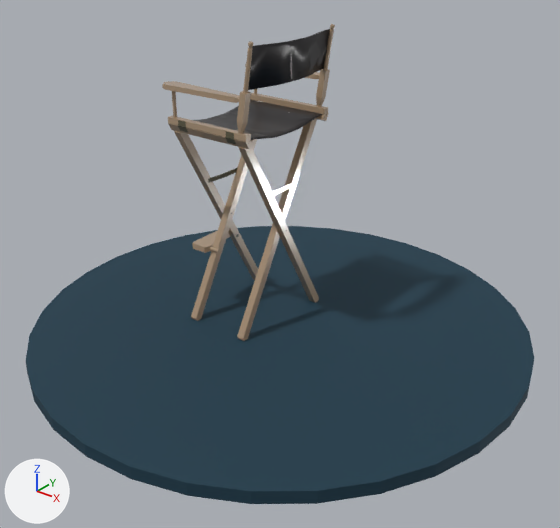
An edit to the glTF model ios/ProduccionTV/Web/tools/infografias/modelos3d/silla_director.glb, drawn before and after from the same camera.
Camera for both pictures: a 50 mm lens placed at (29.3, -37.0, 20.4), pointed at (1.2, -1.8, -1.4). Arrows for +X, +Y and +Z are at lower left; the lights stay in place. The first picture is the older version. Where no turn or scale is listed for an object, it has been applied to the vertices. Vertices at exactly the same position are counted once.

The older version as bpy lines, for what is in view:
```python
me_cube_material_0 = bpy.data.meshes.new('Cube_Material_0')
me_cube_material_0.from_pydata(...)  # 6855 vertices, 13426 faces; spans x -3.7..3.7, y -4.4..4.3, z -10.0..9.8
me_cube_material_0.materials.append(mat_palettematerial001)
me_plane_material_001_0 = bpy.data.meshes.new('Plane_Material.001_0')
me_plane_material_001_0.from_pydata(...)  # 713 vertices, 1398 faces; spans x -17.0..17.0, y -17.0..17.0, z -10.1..10.1
me_plane_material_001_0.materials.append(mat_palettematerial002)
ob_cube_material_0 = bpy.data.objects.new('Cube_Material_0', me_cube_material_0)
ob_cube_material_0.location = (-2.79, 0.01, 3.07)
ob_plane_material_001_0 = bpy.data.objects.new('Plane_Material.001_0', me_plane_material_001_0)
ob_plane_material_001_0.location = (-0.06, -0.26, 2.45)
```
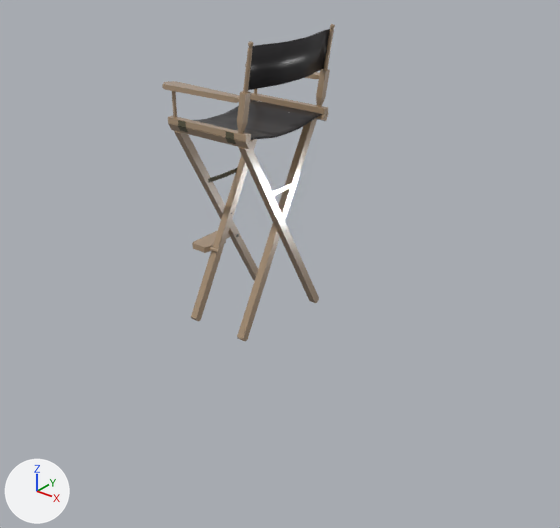
Where the newer file only moved an object's origin or applied its transform, the numbers keep the older frame.

Diff of the bpy script that builds the scene:
```diff
--- a/ios/ProduccionTV/Web/tools/infografias/modelos3d/silla_director.glb.py
+++ b/ios/ProduccionTV/Web/tools/infografias/modelos3d/silla_director.glb.py
@@ me_plane_material_001_0 @@
 # used by ob_plane_material_001_0; location = (-0.06, -0.26, 2.45)
-me_plane_material_001_0.from_pydata(...)  # 713 vertices, 1398 faces; spans x -17.0..17.0, y -17.0..17.0, z -10.1..10.1
+me_plane_material_001_0.from_pydata(...)  # 580 vertices, 1136 faces; spans x -5.7..2.1, y -5.7..4.2, z -4.7..10.1
+# me_plane_material_001_0 part 1: the loose piece of 64 vertices spanning x -17.0..17.0, y -17.0..17.0, z -10.1..-9.2 is deleted
+# me_plane_material_001_0 part 2: 176 vertices removed from x -5.7..1.2, y -3.7..4.2, z 4.2..10.1; 107 vertices added at x -5.7..1.1, y -3.6..4.1, z 4.2..10.1
 me_plane_material_001_0.materials.append(mat_palettematerial002)
```

What differs and where, as boxes (x1, y1, x2, y2) in the pictures (560 x 528 px; the box of a moved part takes in the faces that stretch with it):
'Plane_Material.001_0', reshaped: before (26, 29, 534, 504); after (194, 29, 330, 237)
part 1 of me_plane_material_001_0, deleted (blue): before (26, 226, 534, 504)
part 2 of me_plane_material_001_0, moved or reshaped: before (194, 30, 330, 136); after (196, 30, 328, 139)
